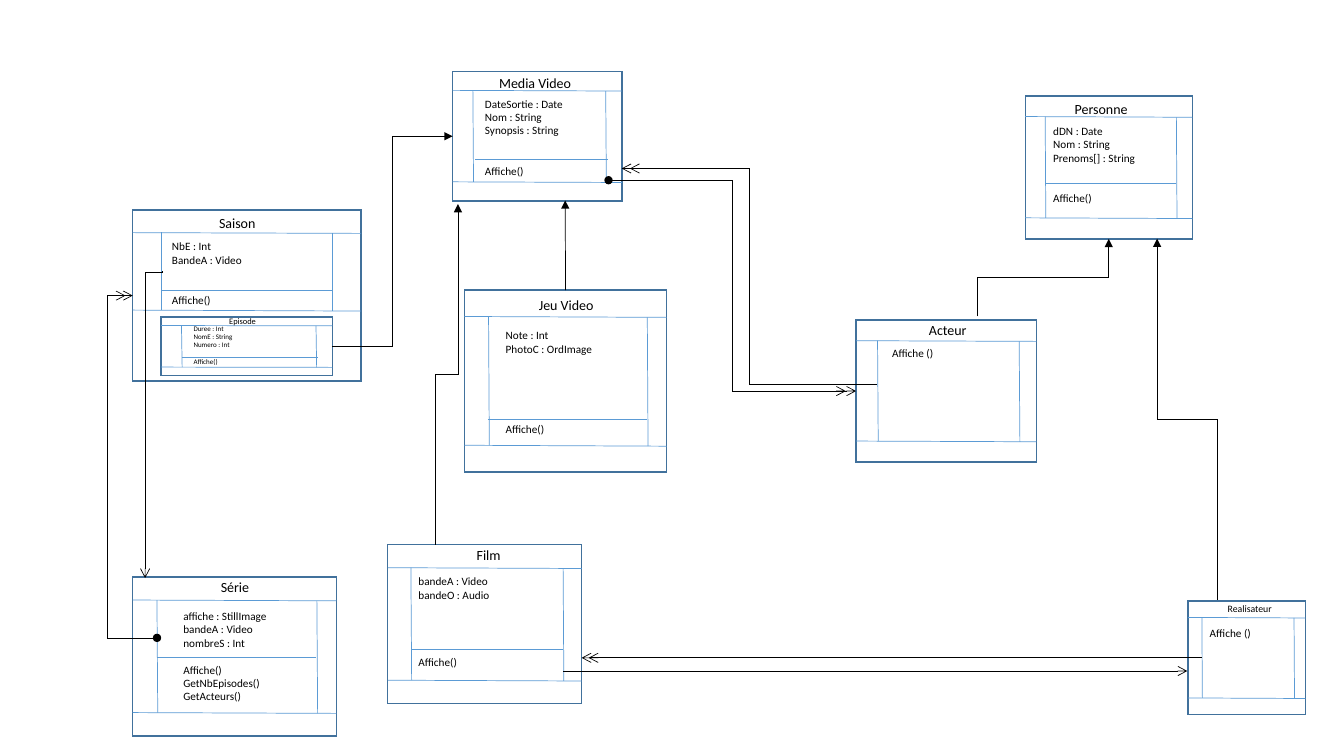
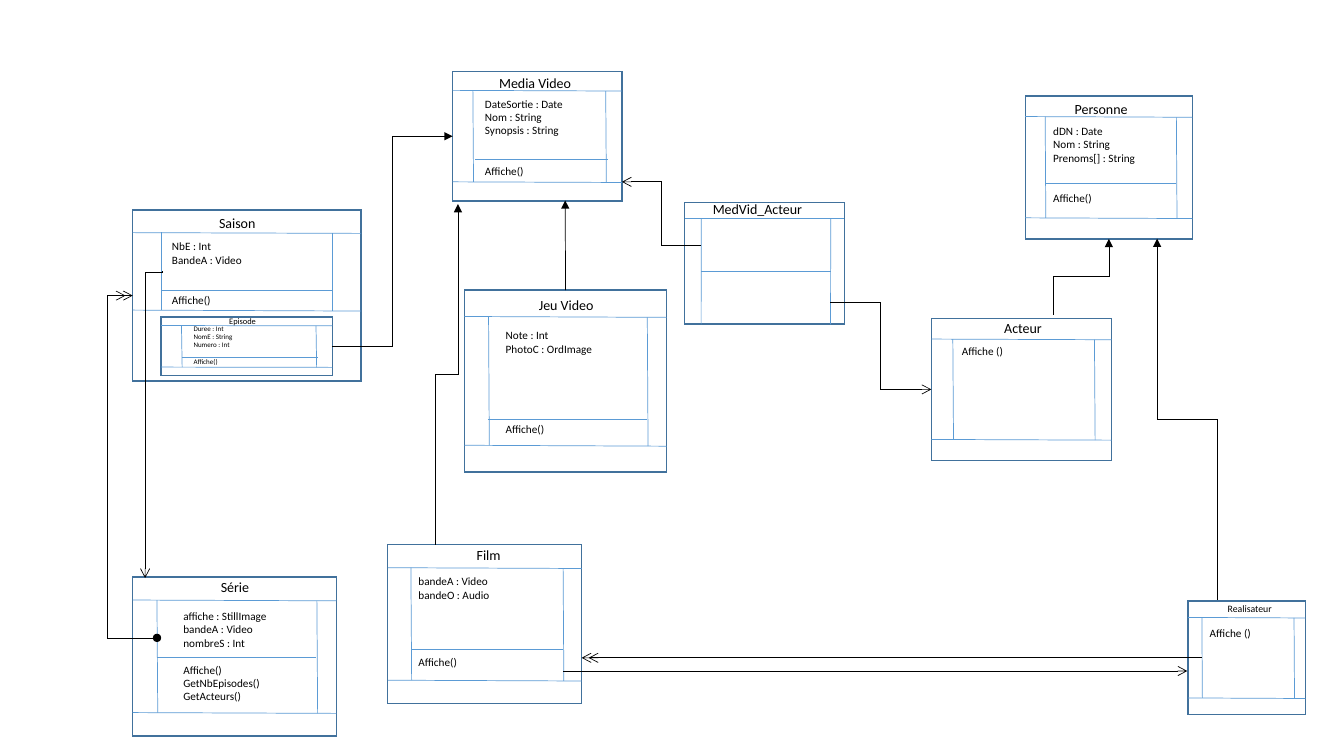
Before and after one commit to Pandailo/ProjetBDM, a slide deck: slide 1 of ProjetBDM_Model/Diagramme_nav.pptx. Drawn at 1344x756 pixels with LibreOffice and Linux fonts; fonts in the diff are those of the drawing. Boxes give left, top, right and bottom in pixels: in the first picture for what was removed or moved away, otherwise in the second. Text is boxed around its words. In the diff, an @@ line names an element or a change of style, - is before the commit and + after.

```diff
--- a/ProjetBDM_Model/Diagramme_nav.pptx
+++ b/ProjetBDM_Model/Diagramme_nav.pptx
@@ elbow arrow removed from (877, 384) to (622, 168) @@
@@ arrow removed from (647, 168) to (630, 168) @@
@@ elbow double arrow removed from (609, 180) to (856, 391) @@
@@ elbow arrow added from (702, 245) to (622, 181), #000000 0.5 pt @@
@@ text added at (713, 204, 802, 219), 10 pt, text #000000 @@
+MedVid_Acteur
@@ elbow arrow moved from (978, 317) - (1109, 239) to (1054, 315) - (1109, 239) @@
@@ group added at (685, 203, 845, 325): 4 lines, 1 rectangle @@
@@ elbow arrow added from (830, 302) to (932, 389), #000000 0.5 pt @@
@@ text "Affiche ()": place and size @@
-text "Affiche ()" at (892, 349, 924, 357)
+text "Affiche ()" at (962, 347, 994, 355)
@@ 4 lines, 1 text, 1 rectangle: place and size @@
-4 lines, 1 text, 1 rectangle at (856, 321, 1036, 463)
+4 lines, 1 text, 1 rectangle at (932, 319, 1112, 461)
@@ arrow removed from (824, 391) to (846, 391) @@
```
Also in this commit, not shown: 2 other files.
